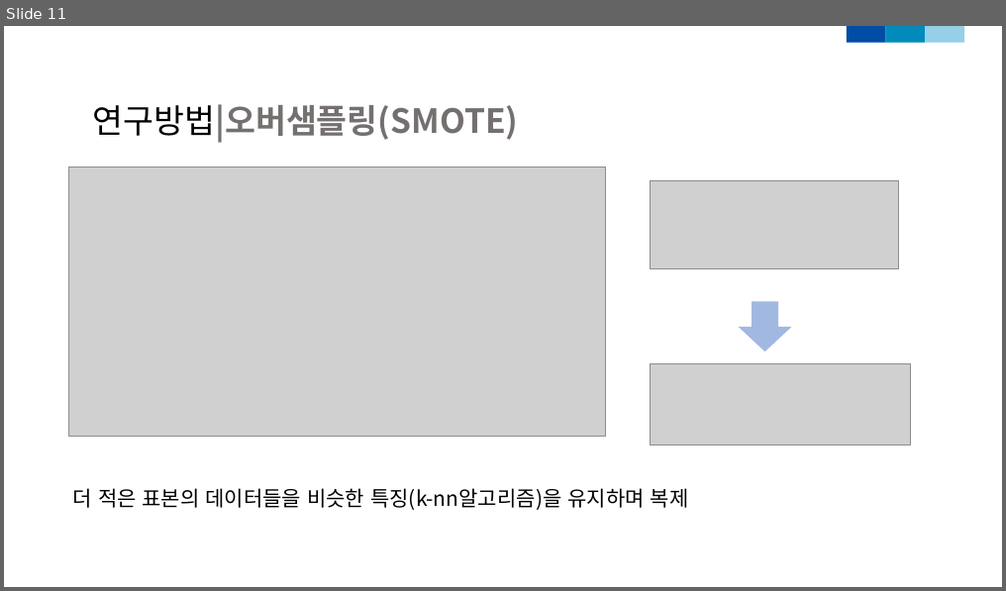
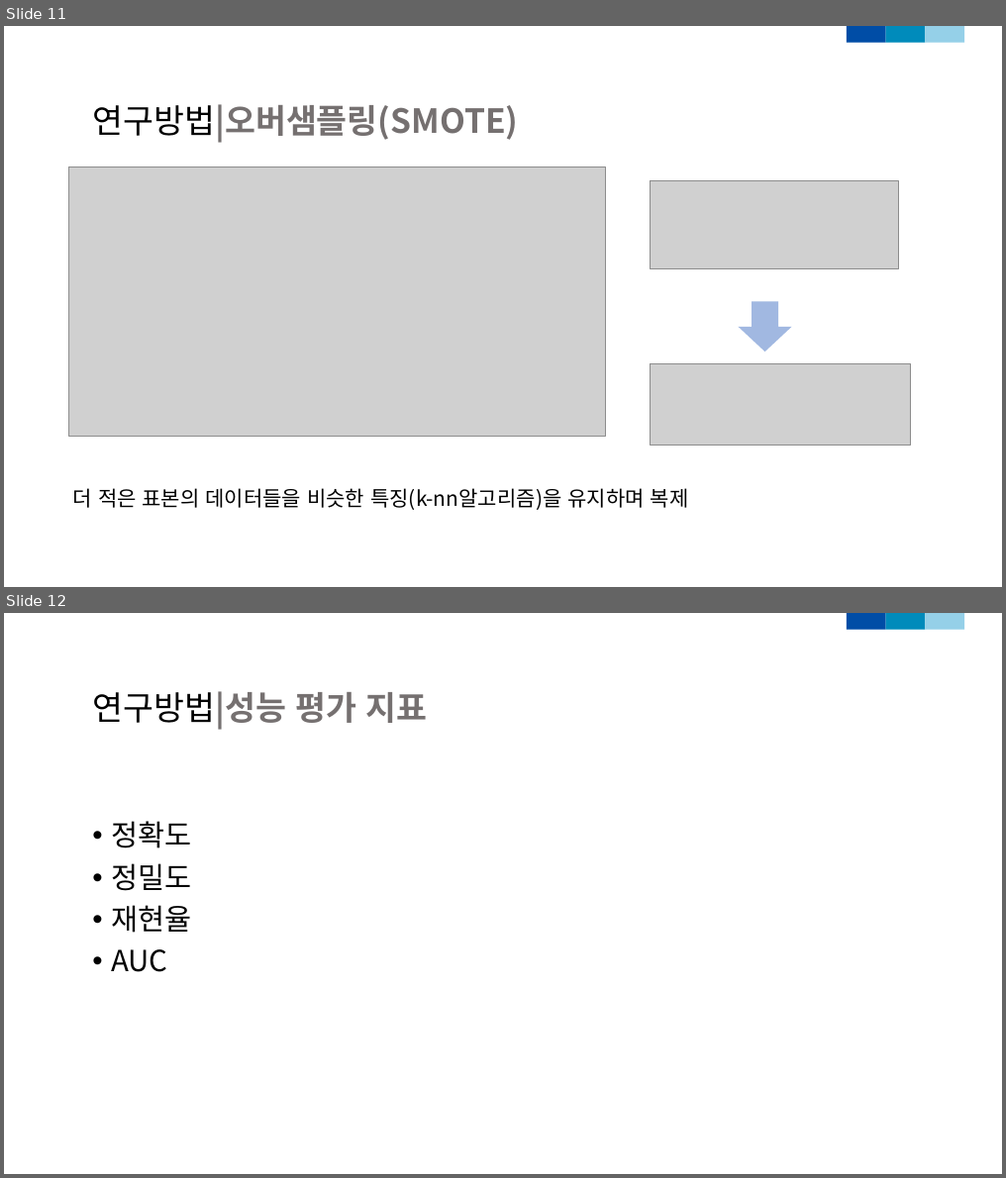
Before and after one commit to dudungE/Competition, a slide deck: ppt/부실가계탐지모형_2.pptx. Shown one above the other, each under a label of ours: slide 11 before the commit, slides 11 and 12 after it. The pictures are 1006x591 and 1006x1178 pixels, drawn with LibreOffice and Linux fonts; fonts in the diff are those of the drawing; grey boxes stand for pictures. Boxes give left, top, right and bottom in pixels: in the first picture for what was removed or moved away, otherwise in the second. Text is boxed around its words. In the diff, an @@ line names an element or a change of style, - is before the commit and + after.

```diff
--- a/ppt/부실가계탐지모형_2.pptx
+++ b/ppt/부실가계탐지모형_2.pptx
@@ slide 12 added at [4, 613, 1002, 1174], background #FFFFFF; not listed: 3 template elements that a slide beside it also shows @@
@@ text added at [92, 691, 428, 729], 32 pt, text #757070, bold @@
+연구방법|성능 평가 지표
@@ text added at [111, 821, 191, 972], 28 pt, text #000000 @@
+• 정확도
+• 정밀도
+• 재현율
+• AUC
```
Also in this commit, not shown: 2 slides changed, 1 other slide added, 9 other files.
